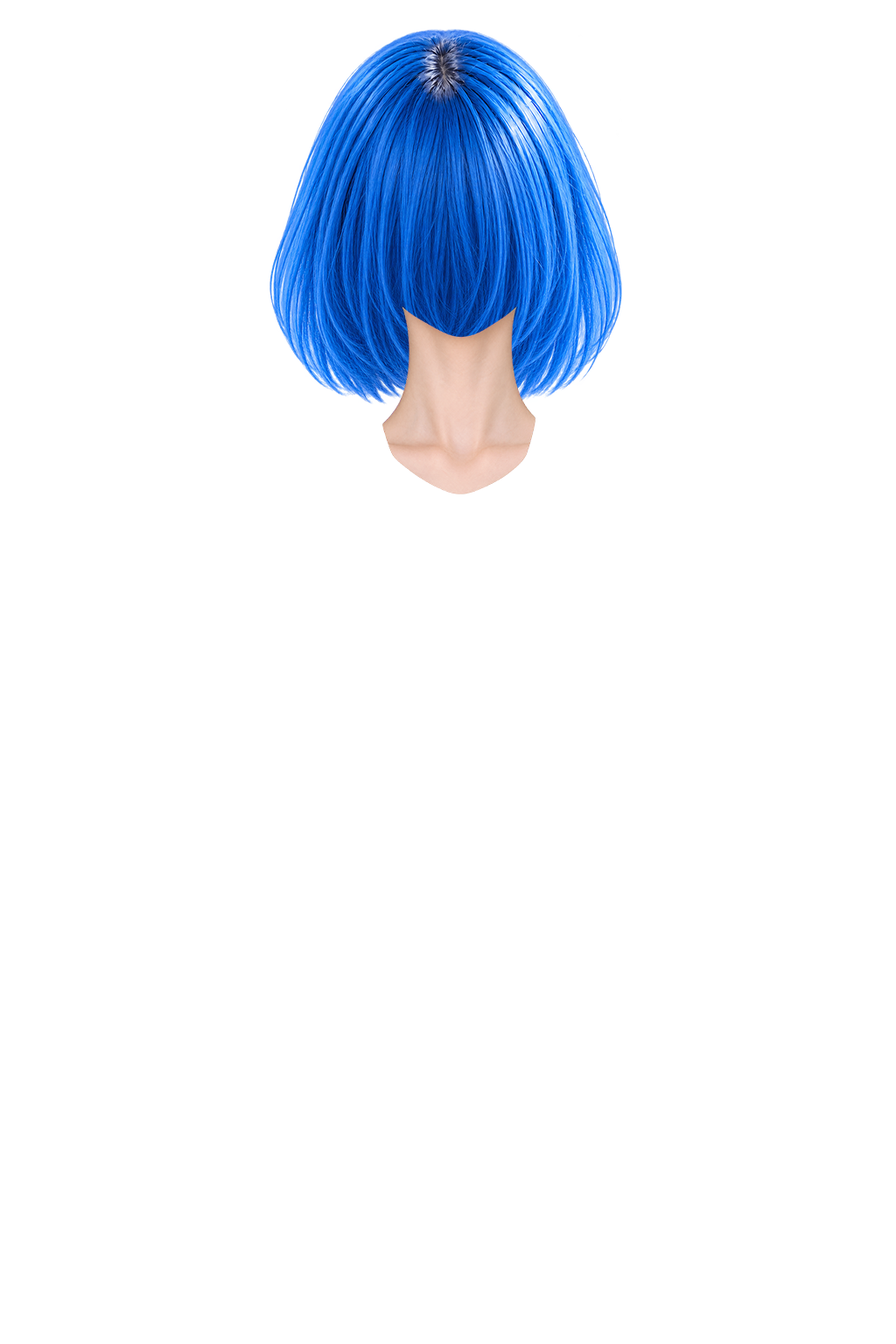
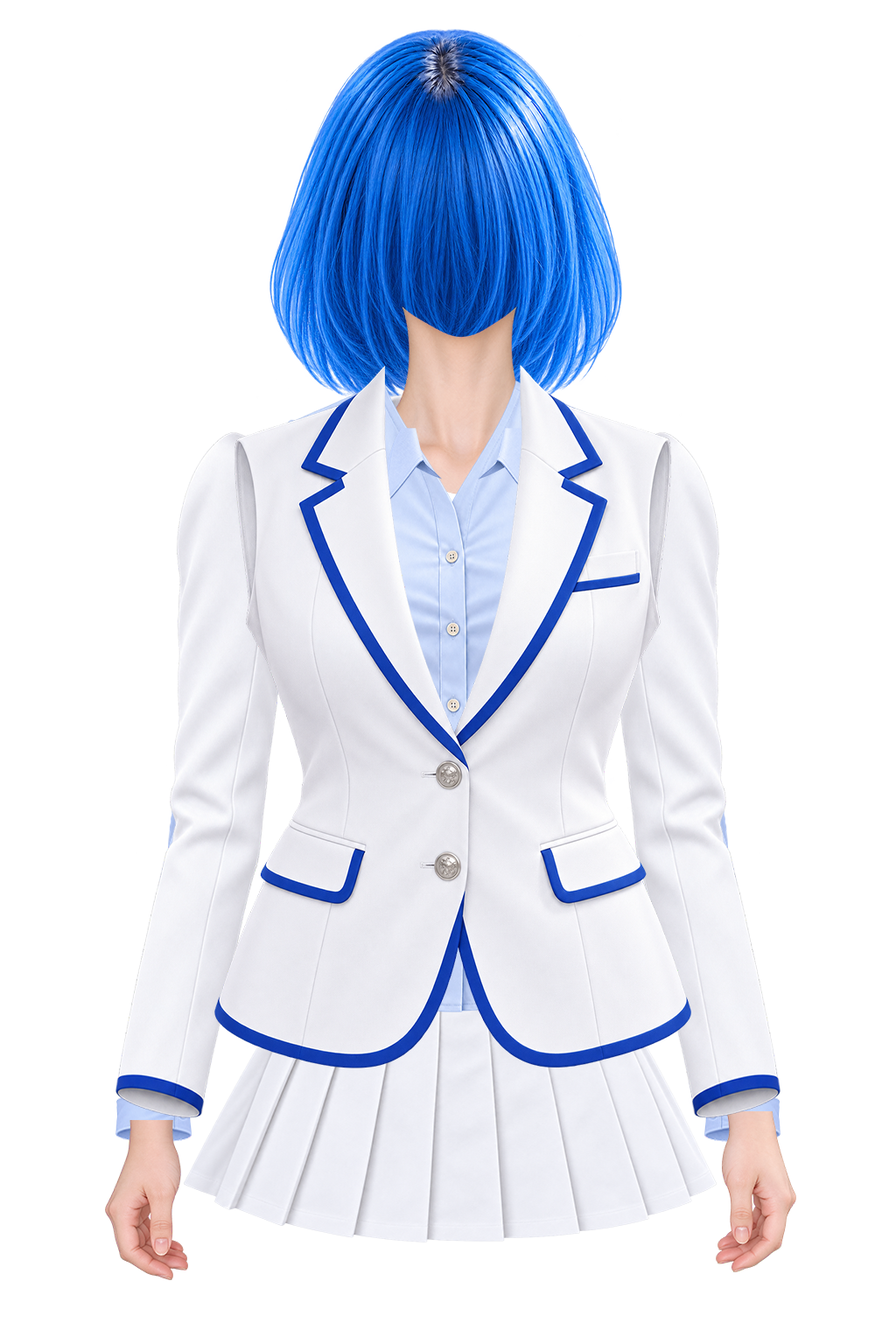
Layers edited between the first and the second 896×1344 image:
added group "21_JACKET_complete" with 3 layers above "30_HAND_neutral_candidates" over 115, 363, 781, 1118
added layer "JACKET_torso_complete" in group "21_JACKET_complete" over 214, 363, 692, 1068
added layer "JACKET_sleeve_viewer_right" in group "21_JACKET_complete" over 607, 432, 781, 1118
added layer "JACKET_sleeve_viewer_left" in group "21_JACKET_complete" over 115, 432, 289, 1118
added group "30_HAND_neutral_candidates" with 2 layers above "20_SHIRT_complete" over 104, 1110, 796, 1280
added layer "HAND_L_neutral_original_pose_candidate" in group "30_HAND_neutral_candidates" over 715, 1110, 796, 1272
added layer "HAND_R_neutral_original_pose_candidate" in group "30_HAND_neutral_candidates" over 104, 1119, 189, 1280
added group "20_SHIRT_complete" with 7 layers above "23_LOWER_complete" over 115, 380, 781, 1142
added layer "SHIRT_collar_viewer_right" (2nd of 2, in "20_SHIRT_complete") in group "20_SHIRT_complete" over 477, 427, 539, 507
added layer "SHIRT_collar_viewer_left" (2nd of 2, in "20_SHIRT_complete") in group "20_SHIRT_complete" over 381, 427, 443, 507
added layer "SHIRT_torso_complete" in group "20_SHIRT_complete" over 256, 380, 643, 1013
added layer "SHIRT_sleeve_viewer_right" in group "20_SHIRT_complete" over 575, 418, 774, 1124
added layer "SHIRT_sleeve_viewer_left" in group "20_SHIRT_complete" over 122, 418, 321, 1124
added group "23_LOWER_complete" with 1 layers above "BODY_neck_complete__CANDIDATE_UNVERIFIED" over 183, 944, 717, 1243
added layer "LOWER_skirt_complete" in group "23_LOWER_complete" over 183, 944, 717, 1243
added group "18_JACKET_rear_collar" with 1 layers above "19_SHIRT_rear_collar" over 383, 393, 521, 447
added layer "JACKET_collar_rear_band" in group "18_JACKET_rear_collar" over 383, 393, 521, 447
added group "19_SHIRT_rear_collar" with 1 layers above "HAIR_back_complete__CANDIDATE_UNVERIFIED" over 410, 399, 510, 440
…and 3 more changes (3 added)
